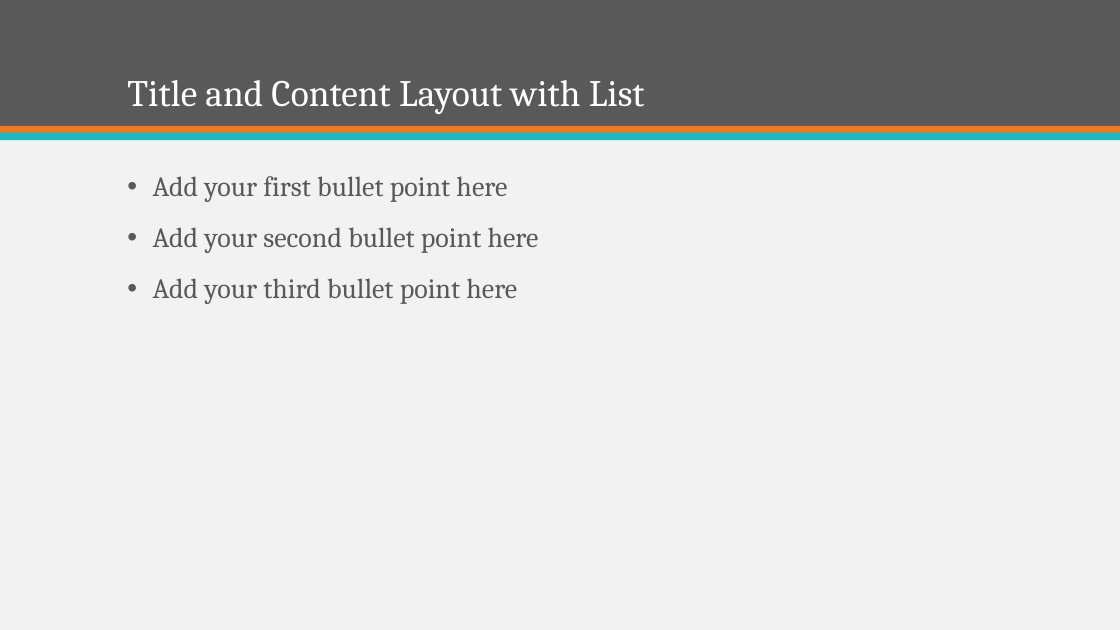
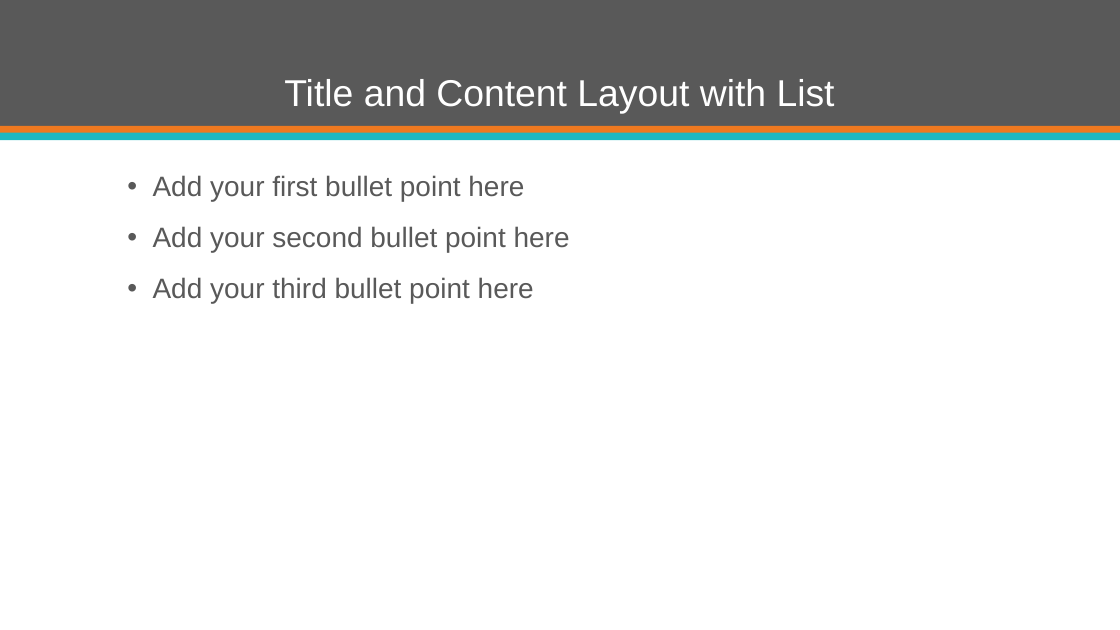
Before and after one commit to jeffryang24/RouterMaya, a slide deck: slide 2 of PPT/Template/Tabloid Router Maya.potx. Drawn at 1120x630 pixels with LibreOffice and Linux fonts; fonts in the diff are those of the drawing; background and template pictures are left out. Boxes give left, top, right and bottom in pixels: in the first picture for what was removed or moved away, otherwise in the second. Text is boxed around its words. In the diff, an @@ line names an element or a change of style, - is before the commit and + after.

```diff
--- a/PPT/Template/Tabloid Router Maya.potx
+++ b/PPT/Template/Tabloid Router Maya.potx
@@ background #F2F2F2 to picture (left out) @@
@@ title "Title and Content Layout with ..." at (284, 79, 835, 114): font Cambria to Arial; alignment left to centre @@
@@ text "Add your first bullet point ..." at (153, 175, 570, 304): font Cambria to Arial @@
```
Also in this commit, not shown: 4 other slides changed, 6 slides added, 6 slides removed.
